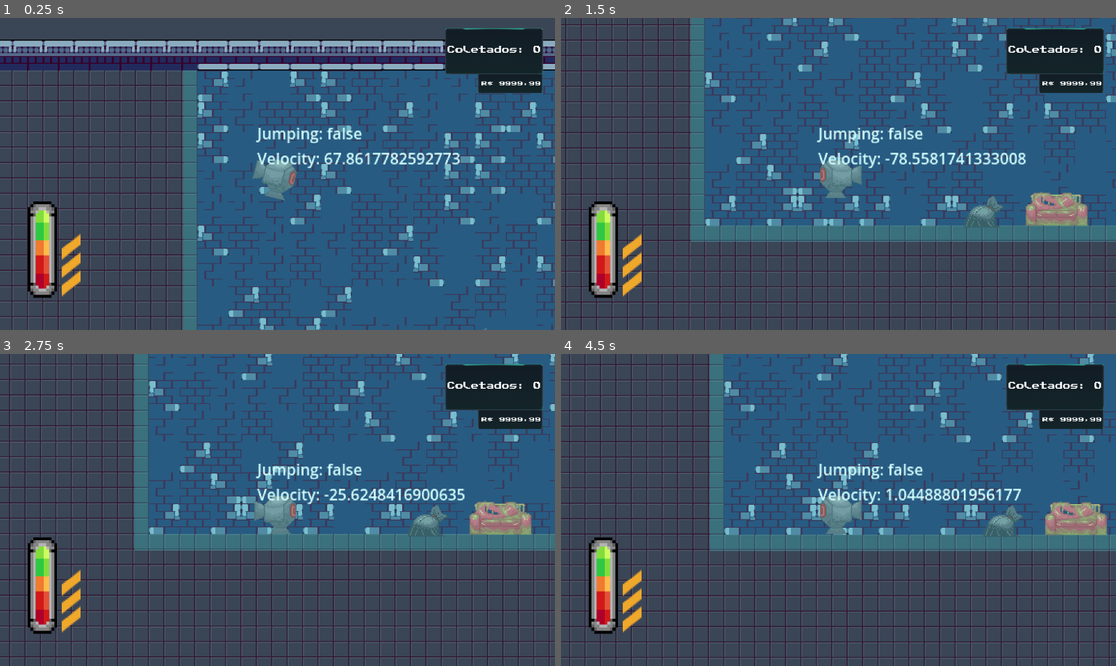
Above: before the commit, frames 1-4 (two rows, left to right).
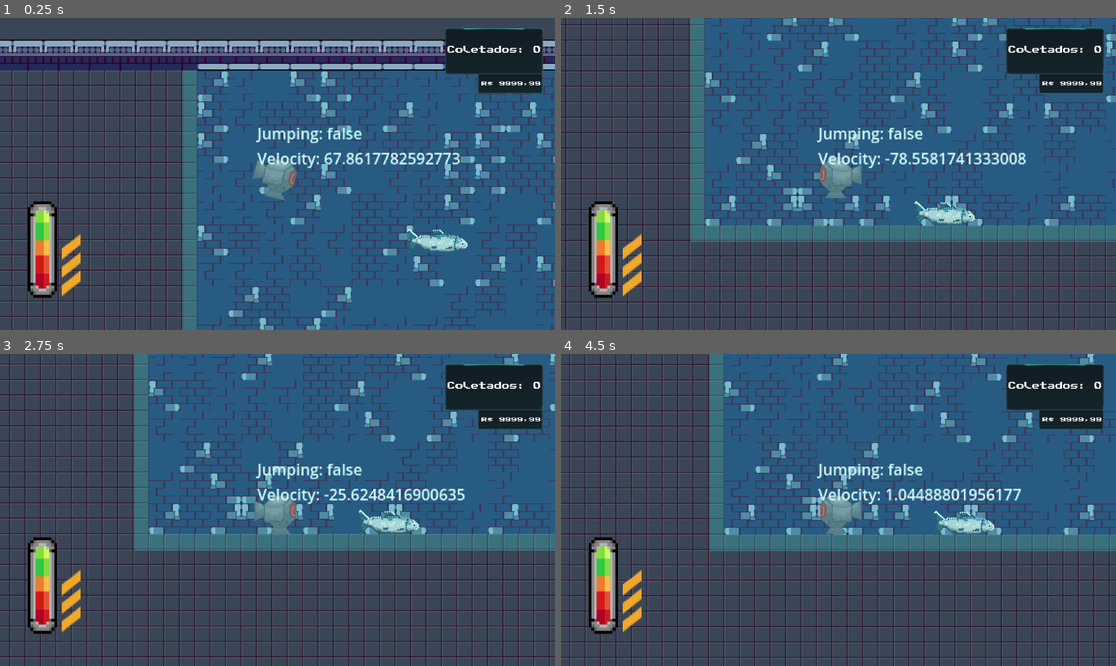
Above: after the commit, the same moments.

Repository: Jaete/Cleangoon
Game: Godot game, scene res://TSCN/Levels/tutorial_level.tscn
Same seed, same stepped clock (60 frames per second), same inputs: the game is played once before the commit and once after it.
Inputs:
- Up to frame 1 (0.25 s): no input
- Up to frame 2 (1.5 s): tap Enter at 0.5 s; hold Right (Move_Right) 0.53-1.28 s; hold Shift (Boost) 0.53-1.28 s; hold Left (Move_Left) from 1.28 s (still down); tap Space (Rise) at 1.35 s
- Up to frame 3 (2.75 s): release Left (Move_Left) at 2.03 s; hold Right (Move_Right) from 2.03 s (still down); hold Shift (Boost) from 2.03 s (still down)
- Up to frame 4 (4.5 s): release Shift (Boost) at 2.78 s; tap Space (Rise) at 2.85, 4.35 s; release Right (Move_Right) at 3.53 s; hold Shift (Boost) 3.53-4.28 s; hold Left (Move_Left) from 3.53 s (still down)

The runs differ from the first frame. In frame 1, 0.5% of the frame differs, in the area x 73-88%, y 67-100%; in frame 2, 1.9%, in the area x 63-95%, y 55-68%; in frame 3, 1.8%; in frame 4, 1.9%.

Commit message:
create fish entity

Diff:
--- /dev/null
+++ b/Resources/FishData/FishData.gd
@@ -0,0 +1,27 @@
+class_name FishData
+extends Resource
+
+const SIGHT_OFFSET_Y: int = 18
+
+@export_category("Statistics")
+@export var salmon: bool
+@export var mudfish: bool
+@export var sight_offset_x: int
+@export var weight: float
+@export var horizontal_speed: float
+@export var vertical_speed: float
+
+var sprite_texture: Texture2D
+var mouth_position: Vector2
+var sight_polygon: ConcavePolygonShape2D
+
+func initialize():
+	if salmon:
+		sprite_texture = load("res://Assets/Sprites/Fish/Salmon Large.png")
+		sight_polygon = load("res://Resources/FishData/Shapes/salmon_sight.tres")
+		mouth_position = Vector2(30,-2)
+	if mudfish:
+		sprite_texture = load("res://Assets/Sprites/Fish/Mudfish Large.png")
+		sight_polygon = load("res://Resources/FishData/Shapes/mudfish_sight.tres")
+		mouth_position = Vector2(22,-2)
+	pass
--- /dev/null
+++ b/Resources/FishData/Mudfish.tres
@@ -0,0 +1,8 @@
+[gd_resource type="Resource" script_class="FishData" load_steps=2 format=3 uid="uid://bavv3hnsenxk8"]
+
+[ext_resource type="Script" path="res://Resources/FishData/FishData.gd" id="1_8bkfw"]
+
+[resource]
+script = ExtResource("1_8bkfw")
+salmon = false
+mudfish = true
--- /dev/null
+++ b/Resources/FishData/Salmon.tres
@@ -0,0 +1,12 @@
+[gd_resource type="Resource" script_class="FishData" load_steps=2 format=3 uid="uid://bsvfgg4iop3es"]
+
+[ext_resource type="Script" path="res://Resources/FishData/FishData.gd" id="1_k8jet"]
+
+[resource]
+script = ExtResource("1_k8jet")
+salmon = true
+mudfish = false
+sight_offset_x = 6
+weight = 0.0
+horizontal_speed = 8.0
+vertical_speed = 9.0
--- /dev/null
+++ b/Resources/FishData/Shapes/mudfish_sight.tres
@@ -0,0 +1,4 @@
+[gd_resource type="ConcavePolygonShape2D" format=3 uid="uid://cj31qrqtmhkct"]
+
+[resource]
+segments = PackedVector2Array(22, -29, 78, -82, 78, 37, 22, -13)
--- /dev/null
+++ b/Resources/FishData/Shapes/salmon_sight.tres
@@ -0,0 +1,4 @@
+[gd_resource type="ConcavePolygonShape2D" format=3 uid="uid://btsd3376ywqsy"]
+
+[resource]
+segments = PackedVector2Array(25, -29, 179, -66, 179, 27, 25, -11)
--- /dev/null
+++ b/Scripts/Fish/Fish.gd
@@ -0,0 +1,70 @@
+class_name Fish
+extends RigidBody2D
+
+@export_category("Data")
+@export var fish_data: FishData
+
+@export_category("Composition")
+@export var sprite: Sprite2D
+@export var mouth_shape: CollisionShape2D
+@export var sight: CollisionPolygon2D
+
+@export_category("Behaviour")
+@export var navigation_agent: NavigationAgent2D
+var last_seen_coords: Vector2
+var triggered: bool
+var target: RigidBody2D
+
+func _ready():
+	fish_data.initialize()
+	sprite.texture = fish_data.sprite_texture
+	mouth_shape.position = fish_data.mouth_position
+	sight.polygon = fish_data.sight_polygon.segments
+	sight.position.x += fish_data.sight_offset_x
+	sight.position.y += fish_data.SIGHT_OFFSET_Y
+	mass = 0.5
+	gravity_scale = 0.3
+
+func _physics_process(delta):
+	if triggered:
+		follow(target)
+	pass
+
+func _on_sight(body):
+	if body is Player:
+		triggered = true
+		target = body
+	pass
+
+func follow(body: RigidBody2D):
+	var player_direction: Vector2
+	player_direction.x = global_position.x - body.global_position.x
+	player_direction.y = global_position.y - body.global_position.y
+	if player_direction.x > 0:
+		apply_central_force(Vector2(fish_data.horizontal_speed * -1, 0))
+	else:
+		apply_central_force(Vector2(fish_data.horizontal_speed, 0))
+	if player_direction.y > 0:
+		apply_central_force(Vector2(0, fish_data.vertical_speed * -1))
+	else:
+		apply_central_force(Vector2(0, fish_data.vertical_speed))
+	look_at(body.global_position )
+	#if player_direction.x < 0:
+		#player_direction.x = -1
+	#else:
+		#player_direction.x = 1
+	#if player_direction.y < 0:
+		#player_direction.y = -1
+	#else:
+		#player_direction.y = 1
+	#apply_central_force(Vector2(fish_data.horizontal_speed * player_direction.x, fish_data.vertical_speed * player_direction.y))
+	pass
+
+func _on_lost_sight(body):
+	last_seen_coords = body.global_position
+	if body is Player:
+		search(last_seen_coords)
+	pass
+
+func search(coords: Vector2):
+	pass
--- /dev/null
+++ b/TSCN/Entities/fish.tscn
@@ -0,0 +1,42 @@
+[gd_scene load_steps=5 format=3 uid="uid://cmpr6nn6feapk"]
+
+[ext_resource type="Script" path="res://Scripts/Fish/Fish.gd" id="1_udpjn"]
+
+[sub_resource type="PhysicsMaterial" id="PhysicsMaterial_ogsb8"]
+friction = 0.2
+
+[sub_resource type="CapsuleShape2D" id="CapsuleShape2D_ya2ni"]
+height = 37.9442
+
+[sub_resource type="CircleShape2D" id="CircleShape2D_v3g25"]
+
+[node name="Fish" type="RigidBody2D" node_paths=PackedStringArray("sprite", "mouth_shape", "sight")]
+physics_material_override = SubResource("PhysicsMaterial_ogsb8")
+script = ExtResource("1_udpjn")
+sprite = NodePath("Sprite")
+mouth_shape = NodePath("Mouth/Shape")
+sight = NodePath("Sight/CollisionPolygon2D")
+
+[node name="Body" type="CollisionShape2D" parent="."]
+top_level = true
+position = Vector2(3, -2)
+rotation = 1.5708
+shape = SubResource("CapsuleShape2D_ya2ni")
+
+[node name="Sprite" type="Sprite2D" parent="."]
+position = Vector2(-6, -2)
+rotation = 0.750492
+scale = Vector2(0.5, 0.5)
+
+[node name="Mouth" type="Area2D" parent="."]
+
+[node name="Shape" type="CollisionShape2D" parent="Mouth"]
+position = Vector2(22, -2)
+shape = SubResource("CircleShape2D_v3g25")
+
+[node name="Sight" type="Area2D" parent="."]
+
+[node name="CollisionPolygon2D" type="CollisionPolygon2D" parent="Sight"]
+
+[connection signal="body_entered" from="Sight" to="." method="_on_sight"]
+[connection signal="body_exited" from="Sight" to="." method="_on_lost_sight"]
--- a/TSCN/Entities/ui.tscn
+++ b/TSCN/Entities/ui.tscn
@@ -16,7 +16,6 @@
 grow_vertical = 2
 
 [node name="HP" parent="Control" instance=ExtResource("1_8p76d")]
-
 custom_minimum_size = Vector2(60, 200)
 layout_mode = 1
 anchors_preset = 2
--- a/TSCN/Levels/tutorial_level.tscn
+++ b/TSCN/Levels/tutorial_level.tscn
@@ -6,10 +6,11 @@
 [ext_resource type="Script" path="res://Resources/PlayerController/PlayerController.gd" id="4_8jihy"]
 [ext_resource type="Script" path="res://Scripts/Player/MainCamera.gd" id="4_kv8ak"]
 [ext_resource type="Resource" uid="uid://cg5bhkxvsmw8h" path="res://Resources/PlayerData/PlayerData.tres" id="6_jpv58"]
-[ext_resource type="PackedScene" uid="uid://ctv4ao3whr30o" path="res://TSCN/Entities/trash.tscn" id="8_m683u"]
+[ext_resource type="PackedScene" uid="uid://cmpr6nn6feapk" path="res://TSCN/Entities/fish.tscn" id="10_2rp4f"]
+[ext_resource type="Resource" uid="uid://bsvfgg4iop3es" path="res://Resources/FishData/Salmon.tres" id="11_3gnft"]
 
-[ext_resource type="Resource" uid="uid://cd248grsux1qa" path="res://Resources/TrashData/Data/common.tres" id="9_0prxo"]
-[ext_resource type="Resource" uid="uid://dltl8cfw7kwhb" path="res://Resources/TrashData/Data/heavy.tres" id="9_w5cfc"]
+[sub_resource type="RectangleShape2D" id="RectangleShape2D_aeuvl"]
+size = Vector2(1215, 188)
 
 [sub_resource type="RectangleShape2D" id="RectangleShape2D_lucq3"]
 size = Vector2(767, 335)
@@ -24,14 +25,19 @@
 [sub_resource type="Resource" id="Resource_xphff"]
 script = ExtResource("4_8jihy")
 
-[sub_resource type="RectangleShape2D" id="RectangleShape2D_aeuvl"]
-size = Vector2(1215, 188)
+[sub_resource type="NavigationPolygon" id="NavigationPolygon_3crxn"]
+outlines = Array[PackedVector2Array]([PackedVector2Array(208, -1, 977, -1, 977, 335, 208, 335)])
+source_geometry_group_name = &"navigation_polygon_source_group"
 
 [node name="TutorialLevel" type="Node2D"]
 y_sort_enabled = true
 
+[node name="MainCamera" type="Camera2D" parent="."]
+position = Vector2(411, 314)
+zoom = Vector2(2, 2)
+script = ExtResource("4_kv8ak")
+
 [node name="Structure" type="TileMap" parent="."]
-y_sort_enabled = true
 tile_set = ExtResource("1_n7irr")
 format = 2
 layer_0/name = "Background"
@@ -40,41 +46,35 @@
 layer_1/name = "Walls"
 layer_1/tile_data = PackedInt32Array(0, 262144, 7, 65536, 262144, 7, 131072, 262144, 7, 196608, 262144, 7, 262144, 2621 …(6295 unchanged characters)…
 
-[node name="Water" type="Polygon2D" parent="."]
+[node name="Air" type="Area2D" parent="."]
+priority = 1
+gravity_space_override = 3
+gravity = 2800.0
+
+[node name="Shape" type="CollisionShape2D" parent="Air"]
+position = Vector2(609, -93)
+shape = SubResource("RectangleShape2D_aeuvl")
+
+[node name="WaterShader" type="Polygon2D" parent="."]
 z_index = 1
 color = Color(0.243137, 1, 1, 0.231373)
 polygon = PackedVector2Array(209, 0, 977, 0, 977, 337, 209, 337)
 
-[node name="Area2D" type="Area2D" parent="Water"]
+[node name="Water" type="Area2D" parent="WaterShader"]
 gravity_space_override = 3
 
-[node name="CollisionShape2D" type="CollisionShape2D" parent="Water/Area2D"]
+[node name="Shape" type="CollisionShape2D" parent="WaterShader/Water"]
 position = Vector2(591.5, 167.5)
 shape = SubResource("RectangleShape2D_lucq3")
-
-[node name="Camera2D" type="Camera2D" parent="."]
-position = Vector2(411, 314)
-zoom = Vector2(2, 2)
-script = ExtResource("4_kv8ak")
 
 [node name="Player" parent="." instance=ExtResource("2_d03b0")]
 physics = SubResource("Resource_4rwqx")
 controller = SubResource("Resource_xphff")
 data = ExtResource("6_jpv58")
 
-[node name="Trash" parent="." instance=ExtResource("8_m683u")]
-position = Vector2(589, 261)
-trash_data = ExtResource("9_w5cfc")
+[node name="Fish" parent="." instance=ExtResource("10_2rp4f")]
+position = Vector2(474, 173)
+fish_data = ExtResource("11_3gnft")
 
-[node name="Trash2" parent="." instance=ExtResource("8_m683u")]
-position = Vector2(511, 268)
-trash_data = ExtResource("9_0prxo")
-
-[node name="Area2D" type="Area2D" parent="."]
-priority = 1
-gravity_space_override = 3
-gravity = 2800.0
-
-[node name="CollisionShape2D" type="CollisionShape2D" parent="Area2D"]
-position = Vector2(609, -93)
-shape = SubResource("RectangleShape2D_aeuvl")
+[node name="Navigation" type="NavigationRegion2D" parent="."]
+navigation_polygon = SubResource("NavigationPolygon_3crxn")
--- a/project.godot
+++ b/project.godot
@@ -40,6 +40,11 @@
 "events": [Object(InputEventKey,"resource_local_to_scene":false,"resource_name":"","device":-1,"window_id":0,"alt_press …(182 unchanged characters)…
 ]
 }
+Confirm={
+"deadzone": 0.5,
+"events": [Object(InputEventMouseButton,"resource_local_to_scene":false,"resource_name":"","device":-1,"window_id":0,"alt_pressed":false,"shift_pressed":false,"ctrl_pressed":false,"meta_pressed":false,"button_mask":1,"position":Vector2(244, 17),"global_position":Vector2(248, 58),"factor":1.0,"button_index":1,"canceled":false,"pressed":true,"double_click":false,"script":null)
+]
+}
 
 [rendering]
 
Binary file added: Assets/Sprites/Fish/Mudfish Large.png
Not shown, added: Assets/Sprites/Fish/Mudfish Large.png.import
Binary file added: Assets/Sprites/Fish/Salmon Large.png
Not shown, added: Assets/Sprites/Fish/Salmon Large.png.import
Not shown: 1 places in TSCN/Entities/player.tscn that only renumber resources
